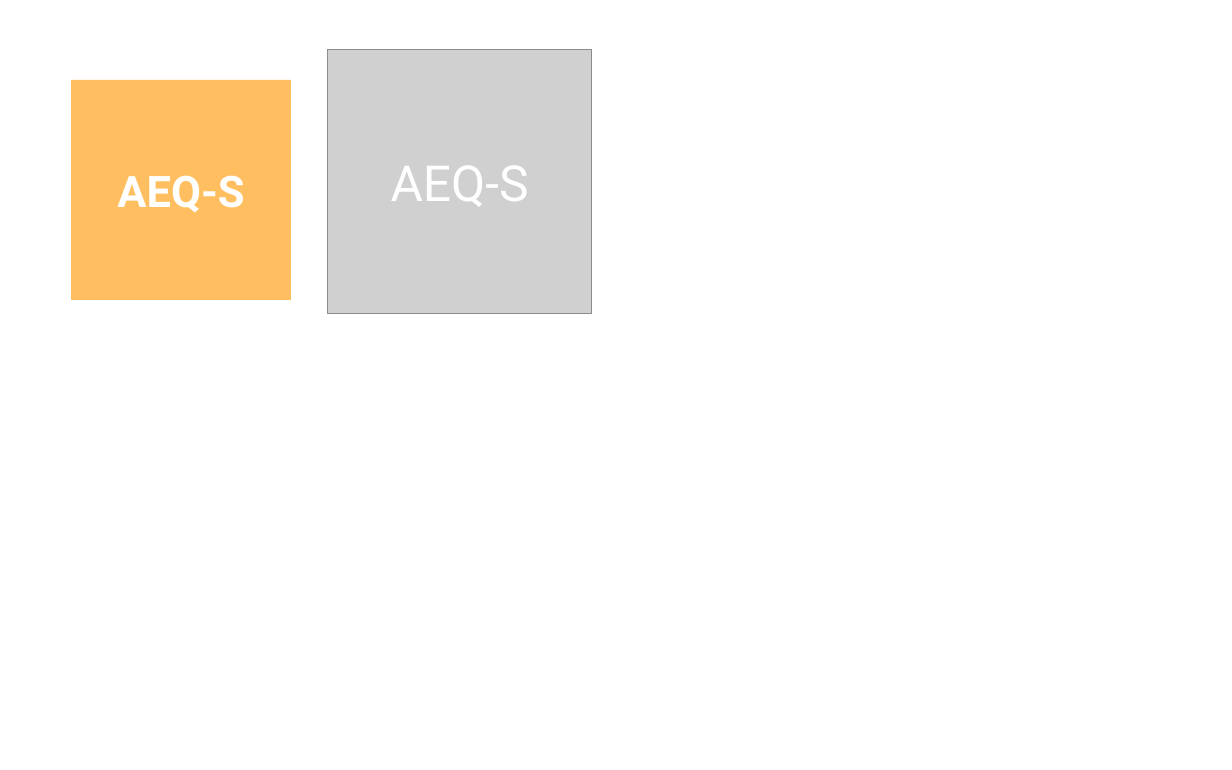
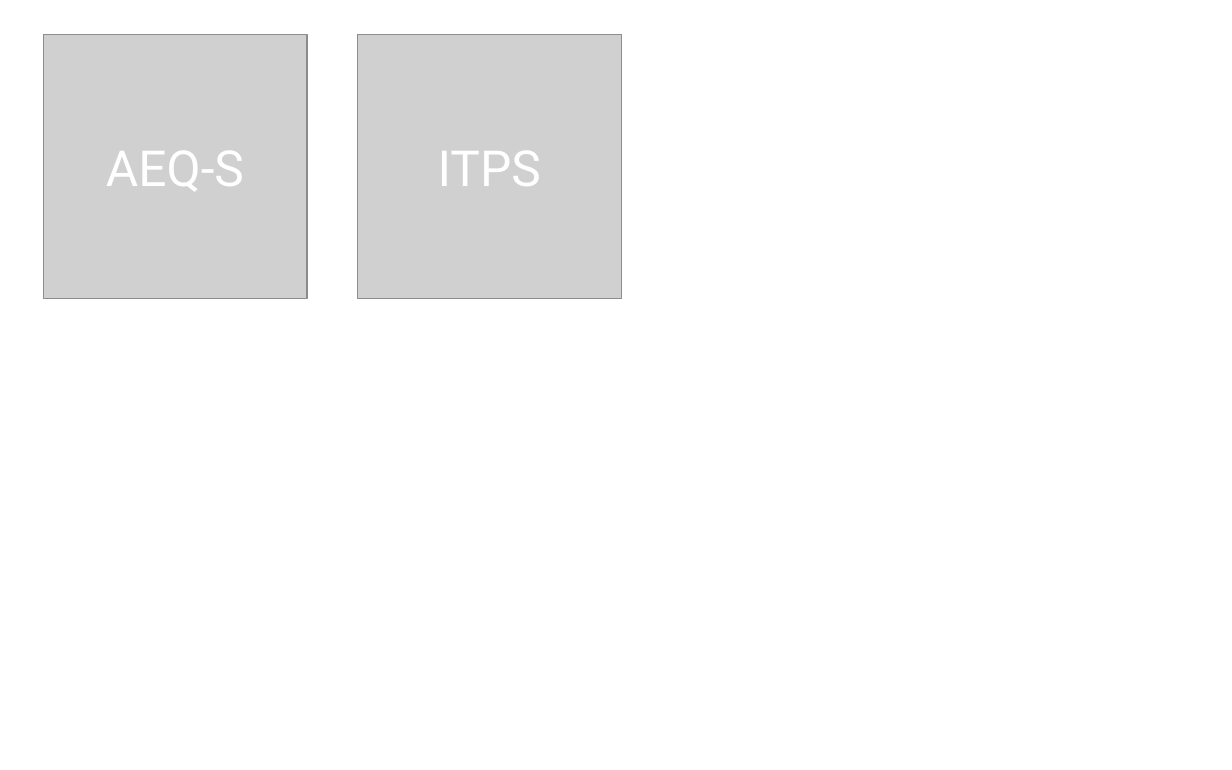
Before and after one commit to MBieleke/homepage, a slide deck: slide 1 of scales/icons.pptx. Drawn at 1232x770 pixels with LibreOffice and Linux fonts; fonts in the diff are those of the drawing; grey boxes stand for pictures. Boxes give left, top, right and bottom in pixels: in the first picture for what was removed or moved away, otherwise in the second. Text is boxed around its words. In the diff, an @@ line names an element or a change of style, - is before the commit and + after.

Commit message:
added the itps

```diff
--- a/scales/icons.pptx
+++ b/scales/icons.pptx
@@ picture: place and size @@
-picture at (328,50,591,314)
+picture at (44,35,307,298)
@@ text "AEQ-S": place and size @@
-text "AEQ-S" at (391,166,529,206)
+text "AEQ-S" at (106,151,244,191)
@@ picture added at (358,35,622,298) @@
@@ rectangle removed at (72,80,292,301) @@
-AEQ-S
@@ text added at (438,151,541,186), 32 pt, text #FFFFFF @@
+ITPS
```
Also in this commit, not shown: 1 slide added, 1 slide removed, 8 other files.
